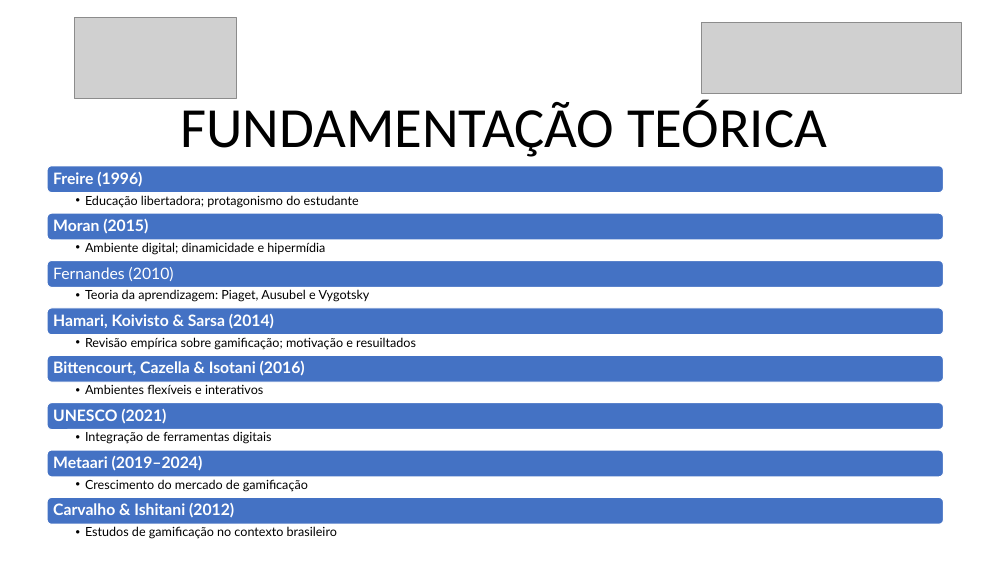
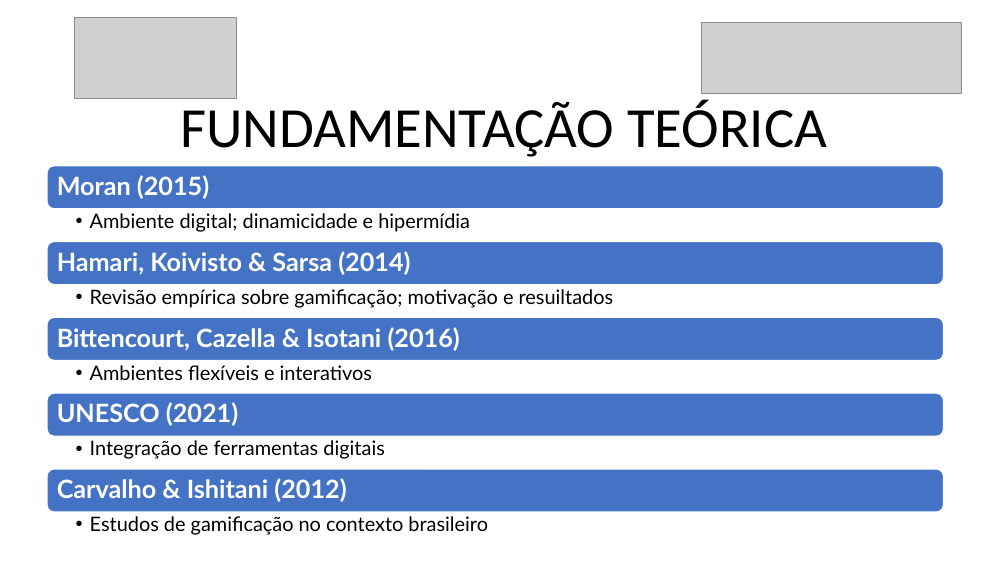
Before and after one commit to danilovaz7/curso-tecnico, a slide deck: slide 7 of liceu/3semestre/projeto integrador/tcc slide.pptx. Drawn at 1008x567 pixels with LibreOffice and Linux fonts; fonts in the diff are those of the drawing; grey boxes stand for pictures. Boxes give left, top, right and bottom in pixels: in the first picture for what was removed or moved away, otherwise in the second. Text is boxed around its words. In the diff, an @@ line names an element or a change of style, - is before the commit and + after.

```diff
--- a/liceu/3semestre/projeto integrador/tcc slide.pptx
+++ b/liceu/3semestre/projeto integrador/tcc slide.pptx
@@ rounded rectangle: place and size @@
-rounded rectangle at (47,166,944,193)
+rounded rectangle at (47,166,944,209)
@@ text "Moran (2015)": place and size @@
-text "Moran (2015)" at (53,219,148,234)
+text "Moran (2015)" at (57,175,209,199)
@@ text "Ambiente digital; dinamicidade e hipermídia": place and size @@
-text "Ambiente digital; dinamicidade e hipermídia" at (85,242,325,255)
+text "Ambiente digital; dinamicidade e hipermídia" at (90,213,470,232)
@@ rounded rectangle: place and size @@
-rounded rectangle at (47,261,944,288)
+rounded rectangle at (47,242,944,285)
@@ size 15 to 24 pt; more space between paragraphs in 5 elements at (57,402,238,426), (57,478,346,502), (57,327,460,351), (57,175,209,199), (57,251,410,275) @@
@@ text "Hamari, Koivisto & Sarsa (2014)": place and size @@
-text "Hamari, Koivisto & Sarsa (2014)" at (53,314,274,329)
+text "Hamari, Koivisto & Sarsa (2014)" at (57,251,410,275)
@@ size 12 to 19 pt; indent changed; more space between paragraphs in 5 elements at (90,516,488,535), (90,440,384,459), (90,365,372,380), (90,213,470,232), (90,289,614,308) @@
@@ text "Revisão empírica sobre gamificação; motivação ...": place and size @@
-text "Revisão empírica sobre gamificação; motivação ..." at (85,337,416,350)
+text "Revisão empírica sobre gamificação; motivação ..." at (90,289,614,308)
@@ rounded rectangle: place and size @@
-rounded rectangle at (47,308,944,335)
+rounded rectangle at (47,318,944,361)
@@ text "Bittencourt, Cazella & Isotani (2016)": place and size @@
-text "Bittencourt, Cazella & Isotani (2016)" at (53,361,305,376)
+text "Bittencourt, Cazella & Isotani (2016)" at (57,327,460,351)
@@ text "Ambientes flexíveis e interativos": place and size @@
-text "Ambientes flexíveis e interativos" at (85,384,263,394)
+text "Ambientes flexíveis e interativos" at (90,365,372,380)
@@ rounded rectangle: place and size @@
-rounded rectangle at (47,403,944,430)
+rounded rectangle at (47,393,944,436)
@@ text "UNESCO (2021)": place and size @@
-text "UNESCO (2021)" at (53,409,166,424)
+text "UNESCO (2021)" at (57,402,238,426)
@@ rounded rectangle: place and size @@
-rounded rectangle at (47,498,944,525)
+rounded rectangle at (47,469,944,512)
@@ text "Carvalho & Ishitani (2012)": place and size @@
-text "Carvalho & Ishitani (2012)" at (53,503,234,517)
+text "Carvalho & Ishitani (2012)" at (57,478,346,502)
@@ group removed at (47,172,944,492): 6 texts, 3 rounded rectangles @@
-Freire (1996)
-  • Educação libertadora; protagonismo do estudante
-Fernandes (2010)
-  • Teoria da aprendizagem: Piaget, Ausubel e Vygotsky
-Metaari (2019–2024)
-  • Crescimento do mercado de gamificação
@@ text "Estudos de gamificação no contexto ...": place and size @@
-text "Estudos de gamificação no contexto ..." at (85,526,337,539)
+text "Estudos de gamificação no contexto ..." at (90,516,488,535)
```
Also in this commit, not shown: 3 other slides changed, 1 slide removed.
